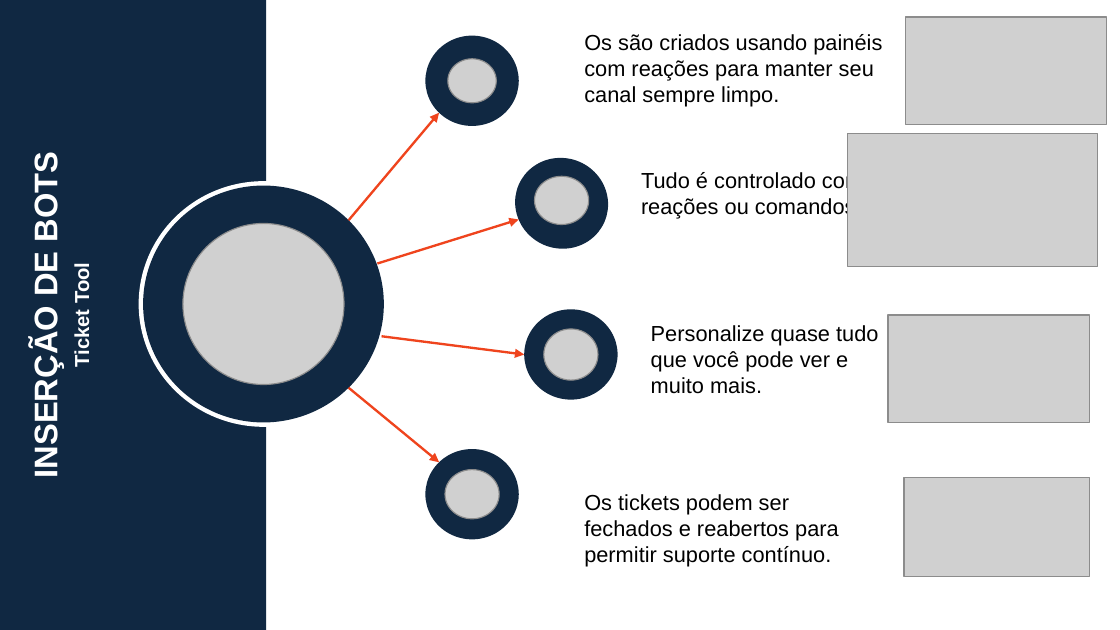
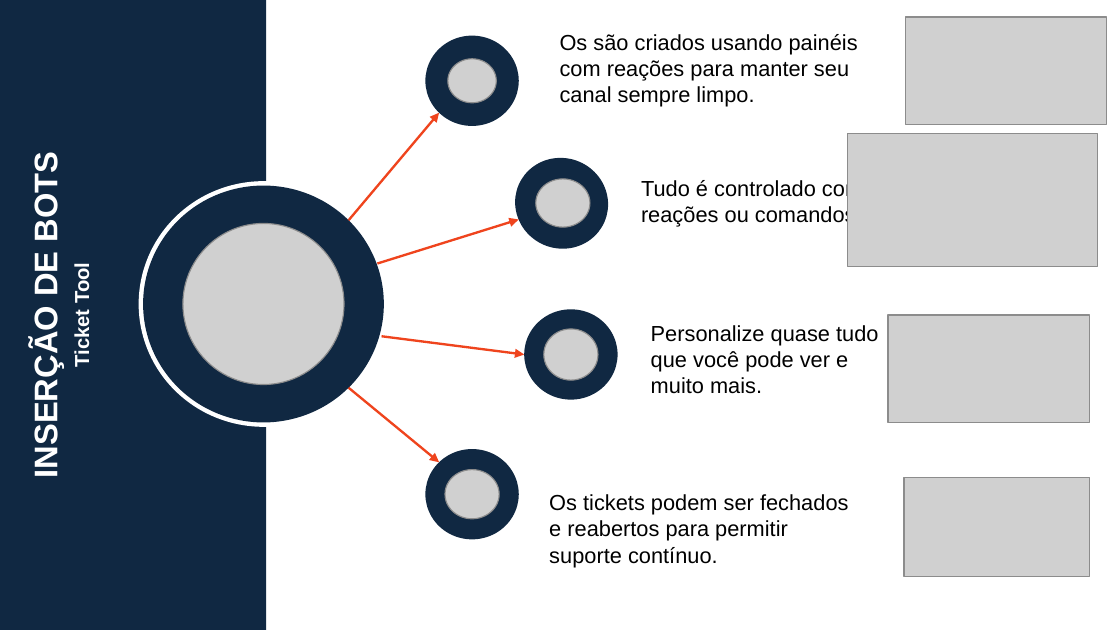
Before and after one commit to BandTec/grupo-05-adsa-20201, a slide deck: slide 2 of Documentação/DeepDive/Inovacao-DeepDive.pptx. Drawn at 1120x630 pixels with LibreOffice and Linux fonts; fonts in the diff are those of the drawing; grey boxes stand for pictures. Boxes give left, top, right and bottom in pixels: in the first picture for what was removed or moved away, otherwise in the second. Text is boxed around its words. In the diff, an @@ line names an element or a change of style, - is before the commit and + after.

```diff
--- a/Documentação/DeepDive/Inovacao-DeepDive.pptx
+++ b/Documentação/DeepDive/Inovacao-DeepDive.pptx
@@ text "Os são criados usando painéis ...": place and size @@
-text "Os são criados usando painéis ..." at bbox=[584, 34, 882, 107]
+text "Os são criados usando painéis ..." at bbox=[560, 34, 858, 107]
@@ text "Tudo é controlado com reações ...": place and size @@
-text "Tudo é controlado com reações ..." at bbox=[641, 171, 863, 219]
+text "Tudo é controlado com reações ..." at bbox=[641, 179, 863, 227]
@@ text "Os tickets podem ser fechados ..." rewrapped from bbox=[584, 494, 839, 567] to bbox=[549, 494, 849, 567] @@
```
Also in this commit, not shown: 1 other slide changed.
